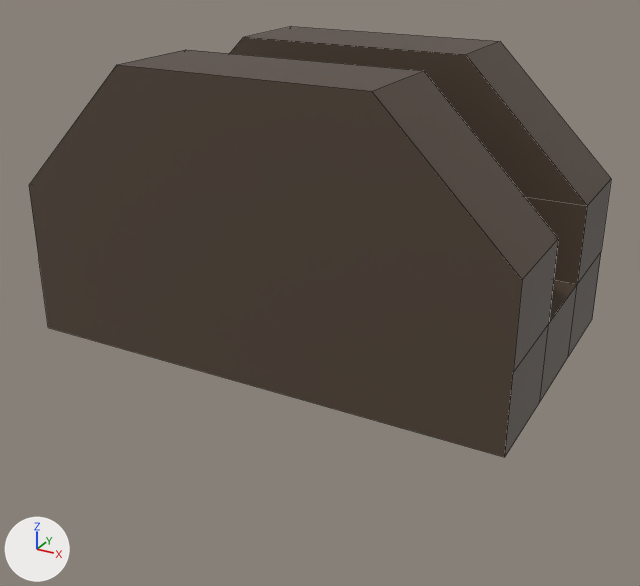
What one commit did to the FBX model Assets/Exports/SwitchBase.fbx.
One viewpoint serves both versions: a 50 mm camera at (0.494, -0.906, 0.457) aimed at (0.008, -0.023, 0.015). Lighting does not change. The marker at lower left points along +X, +Y and +Z. Mesh edges are drawn as thin lines.

In view in the first picture: 'SwitchBase'.
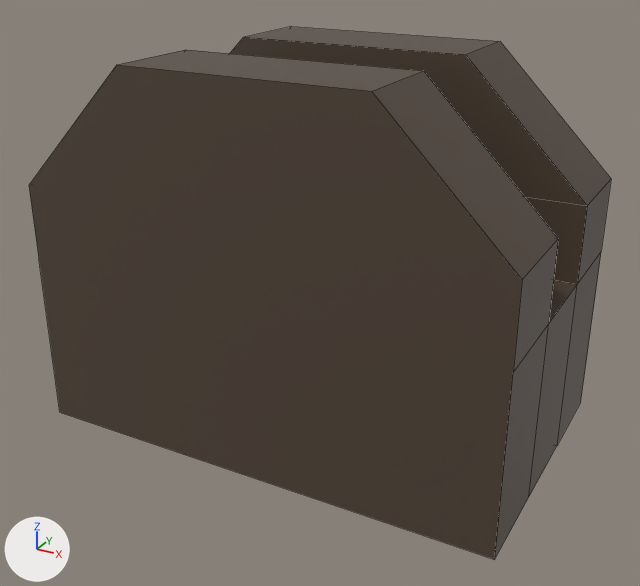
Location of each change, (x1, y1, x2, y2) in pixels of the pictures (640 x 586 px; the box of a moved part takes in the faces that stretch with it):
'SwitchBase', reshaped (24% taller)
    before: (29, 27, 611, 457)
    after: (29, 27, 611, 559)
part 1 of me_cube_003, moved or reshaped
    before: (48, 319, 592, 457)
    after: (48, 319, 592, 559)

Patch to the scene script:
```diff
--- a/Assets/Exports/SwitchBase.fbx.py
+++ b/Assets/Exports/SwitchBase.fbx.py
@@ me_cube_003 @@
 me_cube_003.from_pydata(...)  # 32 vertices, 26 faces; spans x -0.3..0.3, y -0.18..0.18, z -0.038..0.302
 # used by ob_switchbase; location = (0.0, 0.0, 0.0)
 # before: 0 (-0.3, -0.18, -0.038) at pixel (48, 327), 1 (-0.3, 0.18, -0.038), 2 (0.3, -0.18, -0.038) at pixel (504, 457), 3 (0.3, 0.18, -0.038) at pixel (592, 318), 4 (-0.3, 0.06, -0.038)
 # before: 5 (-0.3, -0.06, -0.038), 6 (0.3, -0.06, -0.038) at pixel (539, 402), 7 (0.3, 0.06, -0.038) at pixel (568, 356)
+# me_cube_003 part 1
+for i in [*range(0, 8)]: me_cube_003.vertices[i].co += Vector((0.0, 0.0, -0.125))
 me_cube_003.materials.append(mat_inlays)
```
